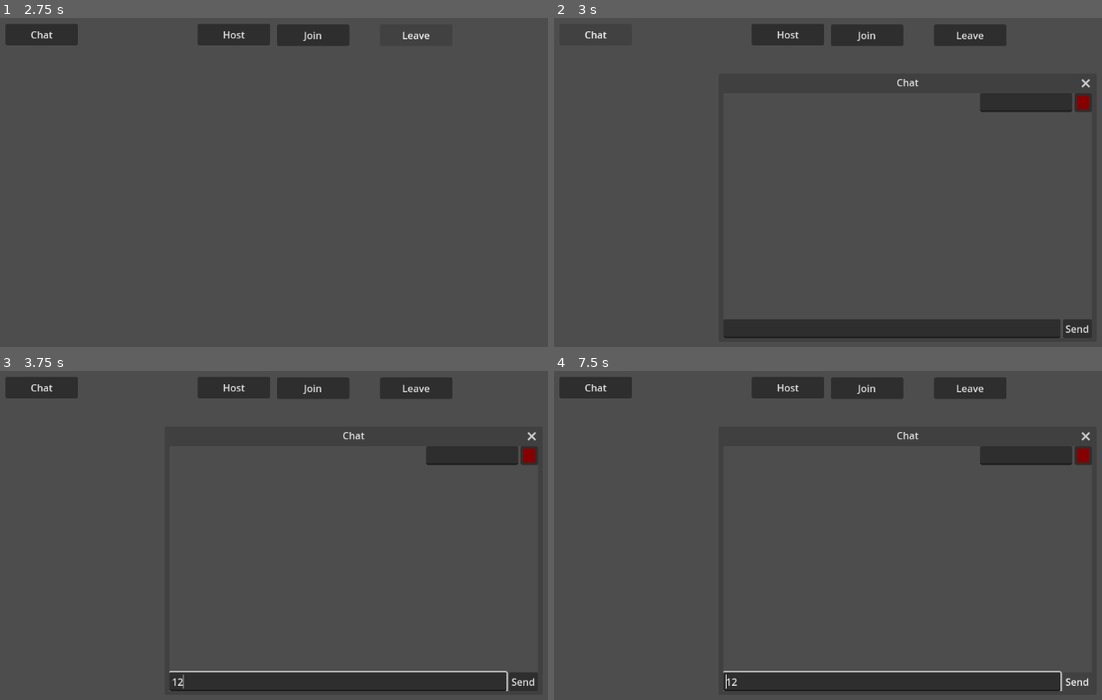
Above: before the commit, frames 1-4 (two rows, left to right).
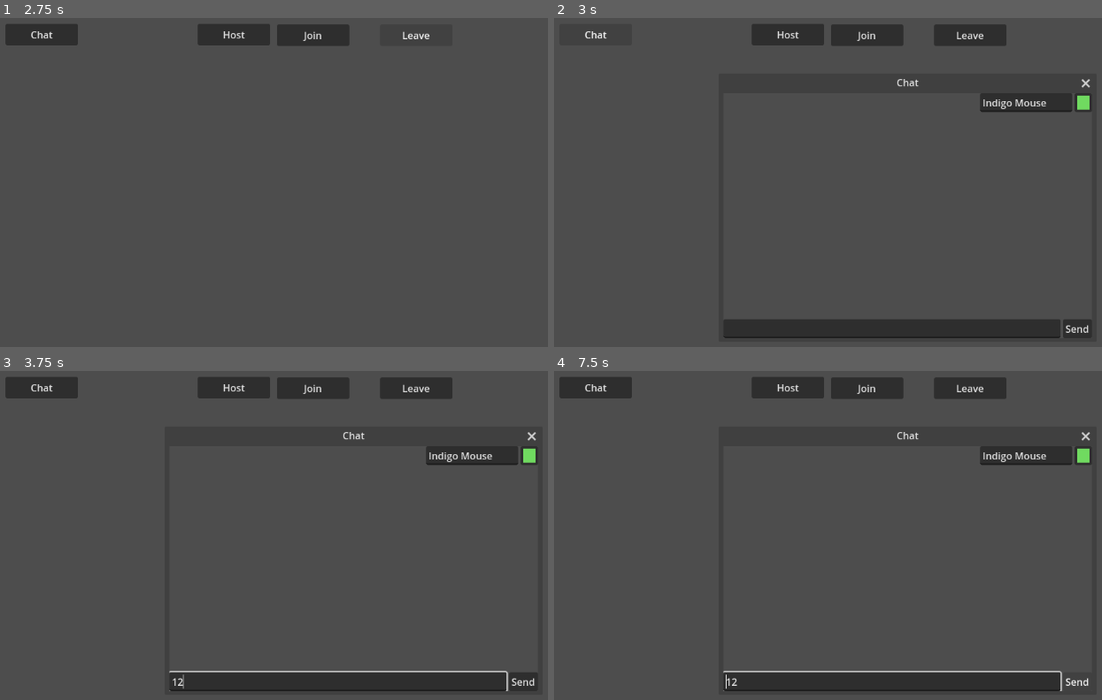
Above: after the commit, the same moments.

Repository: flashguardian13/godot-multiplayer-poc
Game: Godot game, scene res://game.tscn
The game is run twice, just before and just after one commit, with the same random seed, the same clock (stepped at 60 frames per second) and the same inputs. The engine's default icon, where the game draws it, is replaced by a stand-in: a white triangle on a blue panel in a dark square.
Inputs (mouse positions are in pixels of both pictures, inside the frame that each line leads up to):
- Up to frame 1 (2.75 s): click "Host" at 0.5 s; click "Join" at 1.25 s; click "Leave" at 2 s
- Up to frame 2 (3 s): click "Chat" at 2.75 s
- Up to frame 3 (3.75 s): click (339, 680) at 3.52 s; type "12" at 3.6 s
- Up to frame 4 (7.5 s): click "Send" at 4.25 s; tap Enter at 5, 6.5 s; hold Right (ui_right) 5.03-5.78 s; tap Space at 5.75, 7.25 s; hold Down (ui_down) 5.78-6.53 s; hold Right (ui_right) 6.53-7.28 s; hold Up (ui_up) from 7.28 s (still down)

Frame 1 is identical in both runs. In frame 2, 0.2% of the frame differs, in the area x 78-98%, y 23-28%; in frame 3, 0.2%; in frame 4, 0.2%.

Commit message:
players can choose their own nicknames and colors

Diff:
--- a/chat.gd
+++ b/chat.gd
@@ -2,13 +2,11 @@
 
 const NAME_ADJECTIVES:Array = ["Red", "Orange", "Yellow", "Green", "Blue", "Indigo", "Violet"]
 const NAME_NOUNS:Array = ["Dog", "Cat", "Mouse", "Bird", "Pig", "Fish", "Bear", "Fox", "Bunny"]
-# TODO: Let the player choose their name
-# TODO: Let the player choose a color
-var _chat_nickname:String = "%s %s" % [NAME_ADJECTIVES.pick_random(), NAME_NOUNS.pick_random()]
-var _chat_color:Color = Color.from_hsv(randf(), randf() * 0.5 + 0.5, randf() * 0.5 + 0.5)
 
 var participants:Dictionary = {}
 var participant_labels:Dictionary = {}
+
+# UI shortcuts
 
 func participant_spawner() -> MultiplayerSpawner:
 	return $ChatVBox/UpperHBox/InfoVBox/ParticipantsScroll/ParticipantSpawner
@@ -16,14 +14,26 @@
 func message_spawner() -> MultiplayerSpawner:
 	return $ChatVBox/UpperHBox/MessageScroll/MessageSpawner
 
+func player_name_line_edit() -> LineEdit:
+	return $ChatVBox/UpperHBox/InfoVBox/PlayerHBox/NameLineEdit
+
+func player_color_picker() -> ColorPickerButton:
+	return $ChatVBox/UpperHBox/InfoVBox/PlayerHBox/PlayerColorPicker
+
+# Event-driven functions
+
 func _ready():
 	participant_spawner().spawn_function = _spawn_partipant_label
 	message_spawner().spawn_function = _spawn_message
+	player_name_line_edit().text = "%s %s" % [NAME_ADJECTIVES.pick_random(), NAME_NOUNS.pick_random()]
+	player_color_picker().color = Color.from_hsv(randf(), randf() * 0.5 + 0.5, randf() * 0.5 + 0.5)
+
+# Participant information functions
 
 func get_chat_config() -> Dictionary:
 	return {
-		"name": _chat_nickname,
-		"color": _chat_color
+		"name": player_name_line_edit().text,
+		"color": player_color_picker().color
 	}
 
 func register_participant(player_info:Dictionary) -> void:
@@ -32,10 +42,13 @@
 	if multiplayer.is_server():
 		participant_spawner().spawn(player_info)
 
-func _spawn_partipant_label(data:Dictionary) -> Label:
+func _spawn_partipant_label(data:Dictionary) -> RichTextLabel:
 	print("[%s] _spawn_partipant_label called with %s" % [multiplayer.get_unique_id(), data])
-	var label:Label = Label.new()
-	label.text = data["name"]
+	var label:RichTextLabel = RichTextLabel.new()
+	label.fit_content = true
+	label.push_color(data["color"])
+	label.add_text(data["name"])
+	label.pop_all()
 	participant_labels[data["peer_id"]] = label
 	return label
 
@@ -46,16 +59,59 @@
 
 func _delete_participant_label(peer_id:int) -> void:
 	print("[%s] _delete_participant_label called with %s" % [multiplayer.get_unique_id(), peer_id])
-	var label:Label = participant_labels[peer_id]
+	var label:RichTextLabel = participant_labels[peer_id]
 	participant_spawner().get_node(participant_spawner().spawn_path).remove_child(label)
 	label.queue_free()
 
-func _on_line_edit_text_submitted(_new_text):
+# UI event-driven functions
+
+func _on_message_line_edit_text_submitted(new_text):
+	print("[%s] _on_message_line_edit_text_submitted called with %s" % [multiplayer.get_unique_id(), new_text])
 	_send_message()
 
 func _on_send_button_pressed():
+	print("[%s] _on_send_button_pressed called" % multiplayer.get_unique_id())
 	_send_message()
 	$ChatVBox/LowerHBox/MessageLineEdit.grab_focus()
+
+func _on_close_requested():
+	hide()
+	get_tree().paused = false
+
+func _on_go_back_requested():
+	hide()
+	get_tree().paused = false
+
+# When a new message appears, if we are watching the end of the chat, scrolls
+# until the new message is fully in view.
+func _on_message_v_box_child_entered_tree(node):
+	print("[%s] _on_message_v_box_child_entered_tree called with %s" % [multiplayer.get_unique_id(), node])
+	var msc:ScrollContainer = $ChatVBox/UpperHBox/MessageScroll
+	var scrollbar:VScrollBar = msc.get_v_scroll_bar()
+	if scrollbar.value >= scrollbar.max_value - scrollbar.page:
+		await get_tree().process_frame
+		msc.ensure_control_visible(node)
+
+func _on_player_color_picker_color_changed(color):
+	print("[%s] _on_player_color_picker_color_changed called wth %s" % [multiplayer.get_unique_id(), color])
+	_change_peer_color(multiplayer.get_unique_id(), color)
+	if multiplayer.multiplayer_peer is ENetMultiplayerPeer:
+		_rpc_change_peer_color.rpc(color)
+
+func _on_name_line_edit_text_submitted(new_text):
+	print("[%s] _on_name_line_edit_text_submitted called wth %s" % [multiplayer.get_unique_id(), new_text])
+	_change_peer_name(multiplayer.get_unique_id(), new_text)
+	if multiplayer.multiplayer_peer is ENetMultiplayerPeer:
+		_rpc_change_peer_name.rpc(new_text)
+
+func _on_name_line_edit_focus_exited():
+	print("[%s] _on_name_line_edit_focus_exited called" % multiplayer.get_unique_id())
+	var new_text:String = player_name_line_edit().text
+	_change_peer_name(multiplayer.get_unique_id(), new_text)
+	if multiplayer.multiplayer_peer is ENetMultiplayerPeer:
+		_rpc_change_peer_name.rpc(new_text)
+
+# Other functions
 
 func _send_message() -> void:
 	print("[%s] _send_message called" % multiplayer.get_unique_id())
@@ -65,24 +121,21 @@
 	if le.text.strip_edges() == "":
 		return
 	if multiplayer.is_server():
-		create_message(le.text)
+		create_message(multiplayer.get_unique_id(), le.text)
 	else:
 		_rpc_create_message.rpc_id(1, le.text)
 	le.text = ""
 
 @rpc("any_peer", "reliable")
 func _rpc_create_message(message:String) -> void:
-	print("[%s] _rpc_create_message called with %s" % [multiplayer.get_unique_id(), message])
-	create_message(message)
+	print("[%s] (RPC) _rpc_create_message called with %s" % [multiplayer.get_unique_id(), message])
+	create_message(multiplayer.get_remote_sender_id(), message)
 
-func create_message(message:String) -> void:
+func create_message(peer_id:int, message:String) -> void:
 	print("[%s] create_message called with %s" % [multiplayer.get_unique_id(), message])
 	if !multiplayer.is_server():
 		return
-	var sender_id:int = multiplayer.get_remote_sender_id()
-	if sender_id == 0:
-		sender_id = 1
-	var info:Dictionary = participants[sender_id]
+	var info:Dictionary = participants[peer_id]
 	message_spawner().spawn({
 		"name":    info["name"],
 		"color":   info["color"],
@@ -100,19 +153,30 @@
 	p.pop_all()
 	return p
 
-func _on_close_requested():
-	hide()
-	get_tree().paused = false
+@rpc("any_peer", "reliable")
+func _rpc_change_peer_color(color:Color):
+	print("[%s] (RPC) _rpc_change_peer_color called wth %s" % [multiplayer.get_unique_id(), color])
+	_change_peer_color(multiplayer.get_remote_sender_id(), color)
 
-func _on_go_back_requested():
-	hide()
-	get_tree().paused = false
+func _change_peer_color(peer_id:int, color:Color):
+	print("[%s] _change_peer_color called with %s, %s" % [multiplayer.get_unique_id(), peer_id, color])
+	participants[peer_id]["color"] = color
+	update_participant_label(peer_id)
 
-# When a new message appears, if we are watching the end of the chat, scrolls
-# until the new message is fully in view.
-func _on_message_v_box_container_child_entered_tree(node):
-	var msc:ScrollContainer = $ChatVBoxContainer/UpperHBoxContainer/MessageScrollContainer
-	var scrollbar:VScrollBar = msc.get_v_scroll_bar()
-	if scrollbar.value >= scrollbar.max_value - scrollbar.page:
-		await get_tree().process_frame
-		msc.ensure_control_visible(node)
+@rpc("any_peer", "reliable")
+func _rpc_change_peer_name(nickname:String):
+	print("[%s] (RPC) _rpc_change_peer_name called with %s" % [multiplayer.get_unique_id(), nickname])
+	_change_peer_name(multiplayer.get_remote_sender_id(), nickname)
+
+func _change_peer_name(peer_id:int, nickname:String):
+	print("[%s] _change_peer_name called with %s, %s" % [multiplayer.get_unique_id(), peer_id, nickname])
+	participants[peer_id]["name"] = nickname
+	update_participant_label(peer_id)
+
+func update_participant_label(peer_id:int):
+	var peer_info:Dictionary = participants[peer_id]
+	var label:RichTextLabel = participant_labels[peer_id]
+	label.clear()
+	label.push_color(peer_info["color"])
+	label.add_text(peer_info["name"])
+	label.pop_all()
--- a/chat.tscn
+++ b/chat.tscn
@@ -58,10 +58,12 @@
 [node name="ParticipantsScroll" type="ScrollContainer" parent="ChatVBox/UpperHBox/InfoVBox"]
 custom_minimum_size = Vector2(100, 0)
 layout_mode = 2
+size_flags_vertical = 3
 horizontal_scroll_mode = 0
 
 [node name="ParticipantsVBox" type="VBoxContainer" parent="ChatVBox/UpperHBox/InfoVBox/ParticipantsScroll"]
 layout_mode = 2
+size_flags_horizontal = 3
 
 [node name="ParticipantSpawner" type="MultiplayerSpawner" parent="ChatVBox/UpperHBox/InfoVBox/ParticipantsScroll"]
 spawn_path = NodePath("../ParticipantsVBox")
@@ -79,9 +81,9 @@
 
 [connection signal="close_requested" from="." to="." method="_on_close_requested"]
 [connection signal="go_back_requested" from="." to="." method="_on_go_back_requested"]
-[connection signal="child_entered_tree" from="ChatVBox/UpperHBox/MessageScroll/MessageVBox" to="." method="_on_message_v_box_container_child_entered_tree"]
+[connection signal="child_entered_tree" from="ChatVBox/UpperHBox/MessageScroll/MessageVBox" to="." method="_on_message_v_box_child_entered_tree"]
 [connection signal="focus_exited" from="ChatVBox/UpperHBox/InfoVBox/PlayerHBox/NameLineEdit" to="." method="_on_name_line_edit_focus_exited"]
 [connection signal="text_submitted" from="ChatVBox/UpperHBox/InfoVBox/PlayerHBox/NameLineEdit" to="." method="_on_name_line_edit_text_submitted"]
 [connection signal="color_changed" from="ChatVBox/UpperHBox/InfoVBox/PlayerHBox/PlayerColorPicker" to="." method="_on_player_color_picker_color_changed"]
-[connection signal="text_submitted" from="ChatVBox/LowerHBox/MessageLineEdit" to="." method="_on_line_edit_text_submitted"]
+[connection signal="text_submitted" from="ChatVBox/LowerHBox/MessageLineEdit" to="." method="_on_message_line_edit_text_submitted"]
 [connection signal="pressed" from="ChatVBox/LowerHBox/SendButton" to="." method="_on_send_button_pressed"]
--- a/game.gd
+++ b/game.gd
@@ -48,6 +48,9 @@
 		return error
 	multiplayer.multiplayer_peer = peer
 	print("[%s] peer is now %s" % [my_peer_id(), multiplayer.multiplayer_peer])
+	var data:Dictionary = { "peer_id": multiplayer.get_unique_id() }
+	data.merge($ChatVBoxContainer.get_chat_config(), true)
+	setup_player(data)
 
 func _on_leave_button_pressed():
 	print("[%s] (Click) Leave" % my_peer_id())
